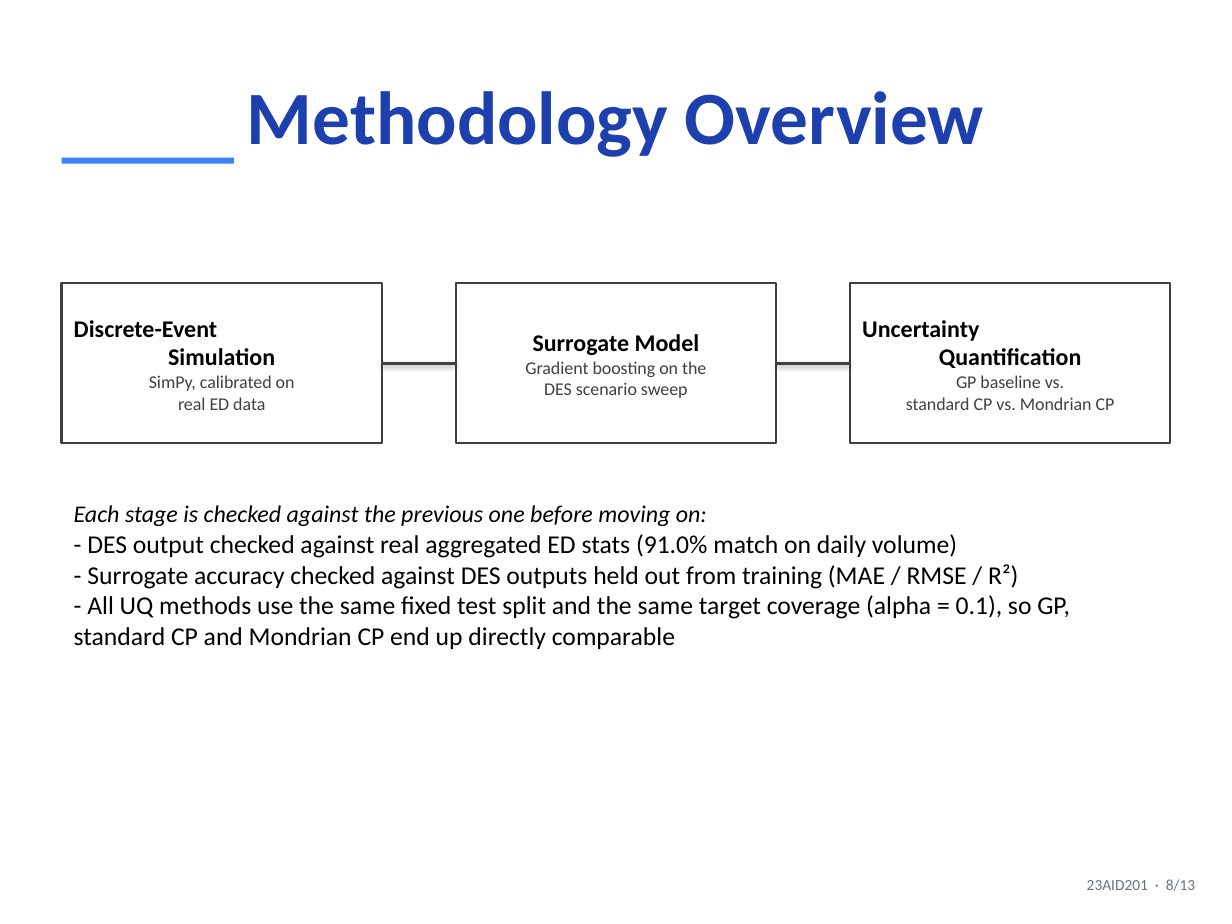
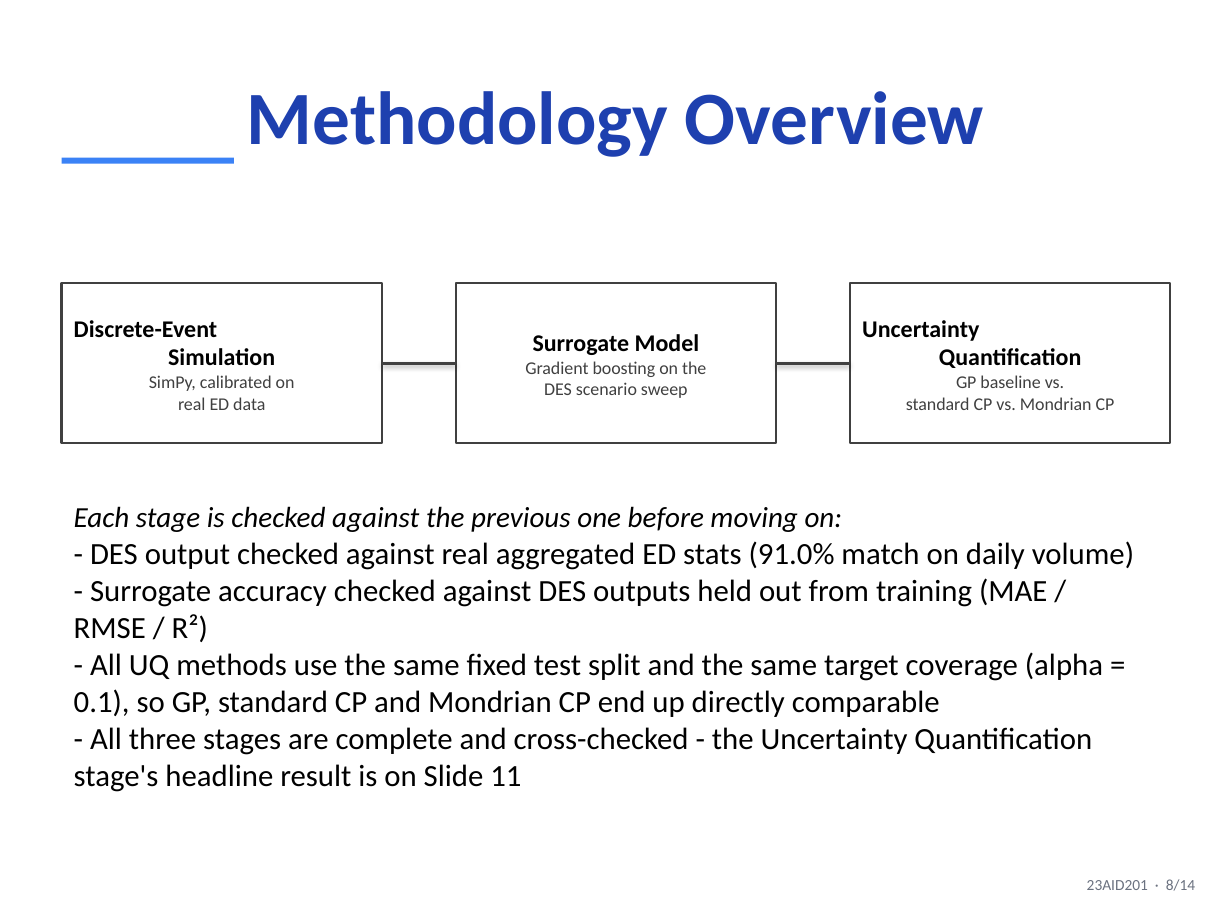
Before and after one commit to DUNE-ODYSSEY/Mondrian-Conformal-Prediction-On-Discrete-Event-Simulation, a slide deck: slide 8 of slides/mid_sem_presentation.pptx. Drawn at 1232x924 pixels with LibreOffice and Linux fonts; fonts in the diff are those of the drawing. Boxes give left, top, right and bottom in pixels: in the first picture for what was removed or moved away, otherwise in the second. Text is boxed around its words. In the diff, an @@ line names an element or a change of style, - is before the commit and + after.

```diff
--- a/slides/mid_sem_presentation.pptx
+++ b/slides/mid_sem_presentation.pptx
@@ text at (74,506,1134,717): size 14 to 17 pt in "Each stage is checked against the previous ..."; size 15 to 18 pt in "- DES output checked against real aggregated ...", "- Surrogate accuracy checked against DES outputs ...", "- All UQ methods use the same ..." @@
@@ text at (74,727,1092,792): paragraph added @@
+- All three stages are complete and cross-checked - the Uncertainty Quantification stage's headline result is on Slide 11
@@ text at (1087,879,1195,891): text changed @@
-23AID201 · 8/13
+23AID201 · 8/14
```
Also in this commit, not shown: 11 other slides changed, 1 slide added, 1 other file.
